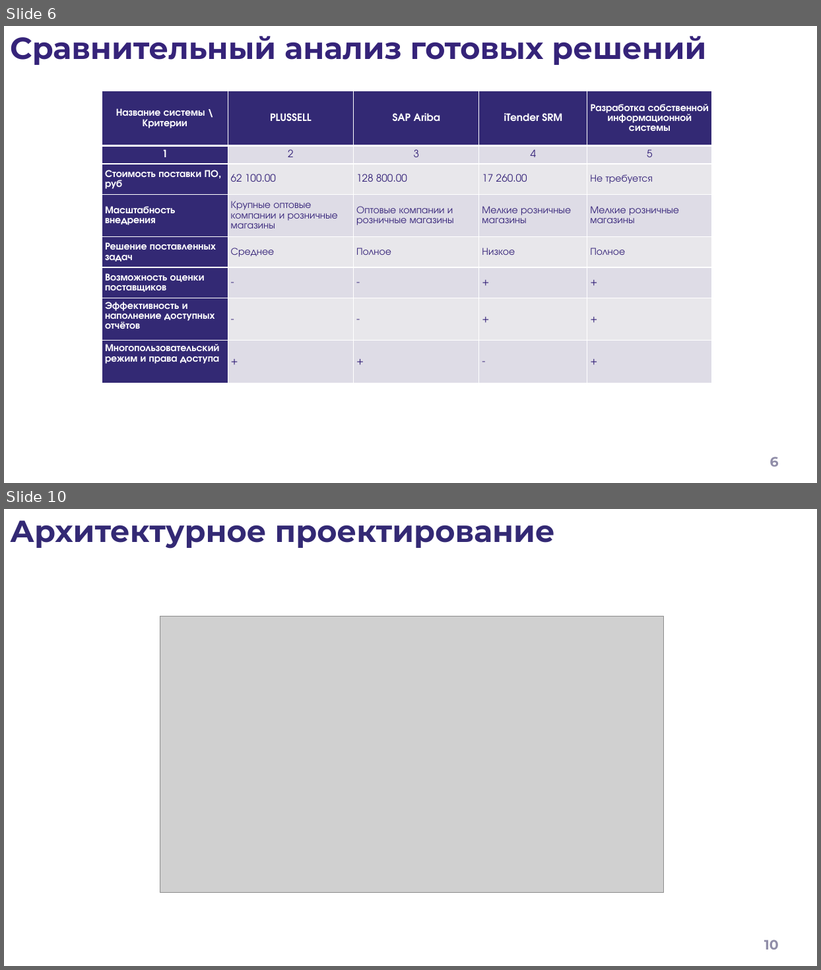
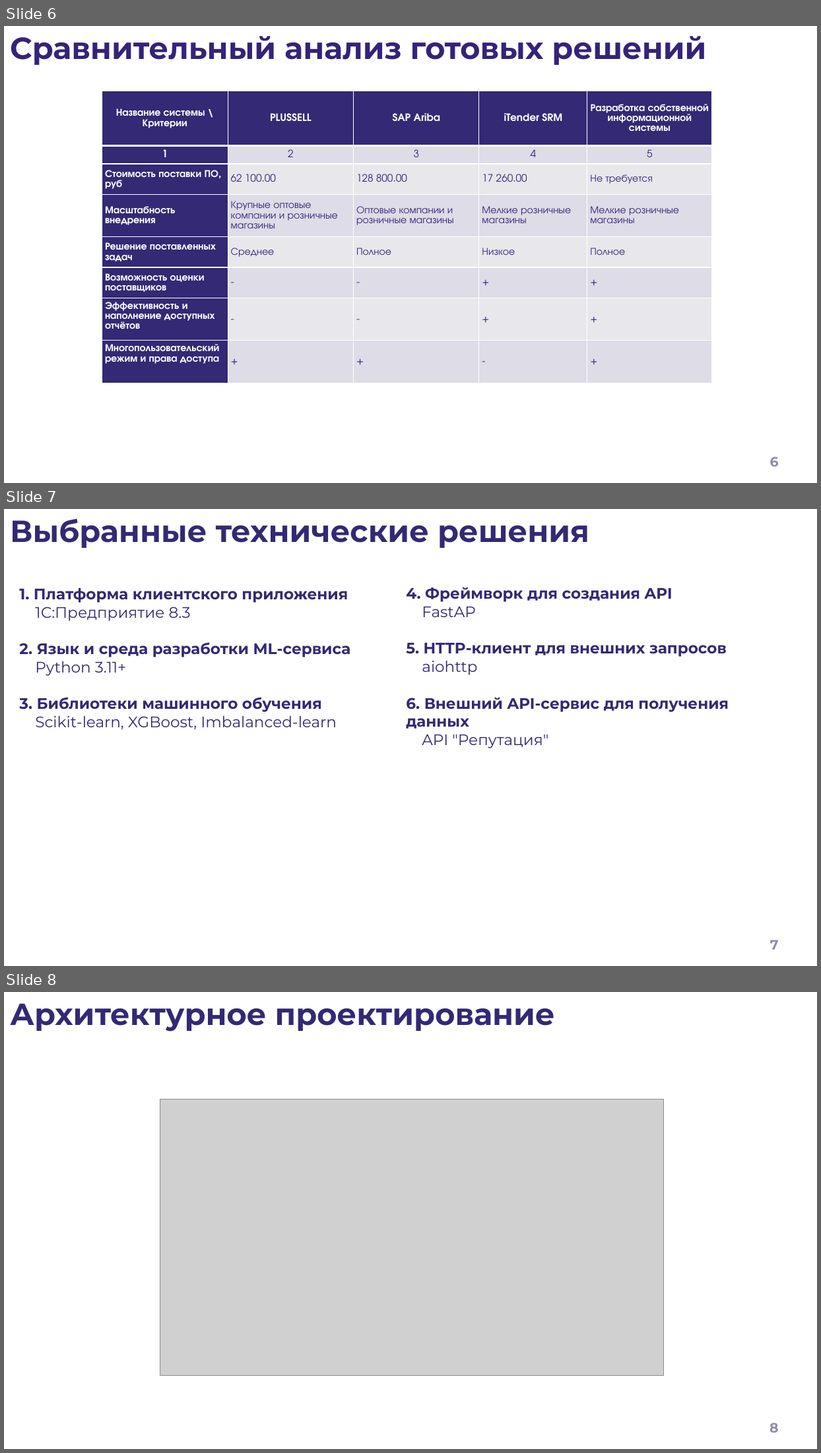
Before and after one commit to lilvolcanointhenighttime/diplom, a slide deck: Презентация.pptx. Shown one above the other, each under a label of ours: slides 6 and 10 before the commit, slides 6, 7 and 8 after it; the slides between them are not shown. The pictures are 821x970 and 821x1453 pixels, drawn with LibreOffice and Linux fonts; fonts in the diff are those of the drawing; grey boxes stand for pictures; background and template pictures are left out. Boxes give left, top, right and bottom in pixels: in the first picture for what was removed or moved away, otherwise in the second. Text is boxed around its words. In the diff, an @@ line names an element or a change of style, - is before the commit and + after.

```diff
--- a/Презентация.pptx
+++ b/Презентация.pptx
@@ slide 7 added at bbox=[4, 509, 817, 966], background #FFFFFF @@
@@ title added at bbox=[10, 519, 589, 548], 36 pt, text #332974, bold @@
+Выбранные технические решения
@@ text added at bbox=[406, 587, 729, 745], 18 pt, text #332974, bold @@
+4. Фреймворк для создания API
+FastAP
+5. HTTP-клиент для внешних запросов
+aiohttp
+6. Внешний API-сервис для получения данных
+API "Репутация"
@@ text added at bbox=[19, 588, 351, 730], 18 pt, text #332974, bold @@
+1. Платформа клиентского приложения
+1С:Предприятие 8.3
+2. Язык и среда разработки ML-сервиса
+Python 3.11+
+3. Библиотеки машинного обучения
+Scikit-learn, XGBoost, Imbalanced-learn
@@ page number added at bbox=[770, 940, 779, 950], 16 pt, text #908DA8, bold @@
+7
@@ what was slide 10 is now slide 8 @@
@@ page number at bbox=[770, 1423, 779, 1433]: text changed @@
-10
+8
```
Also in this commit, not shown: 4 slides changed, 3 other slides added, 4 slides removed, 2 other files.
